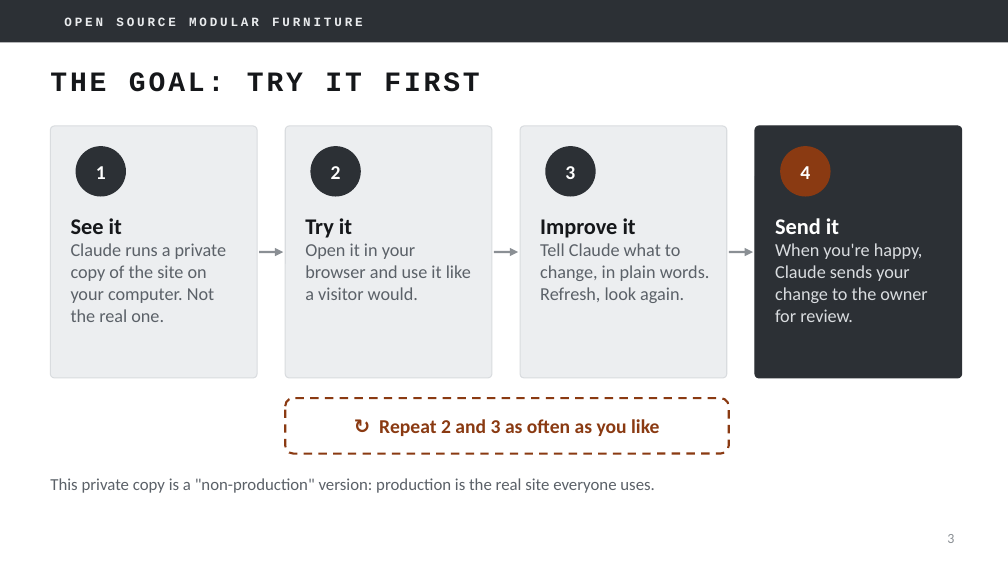
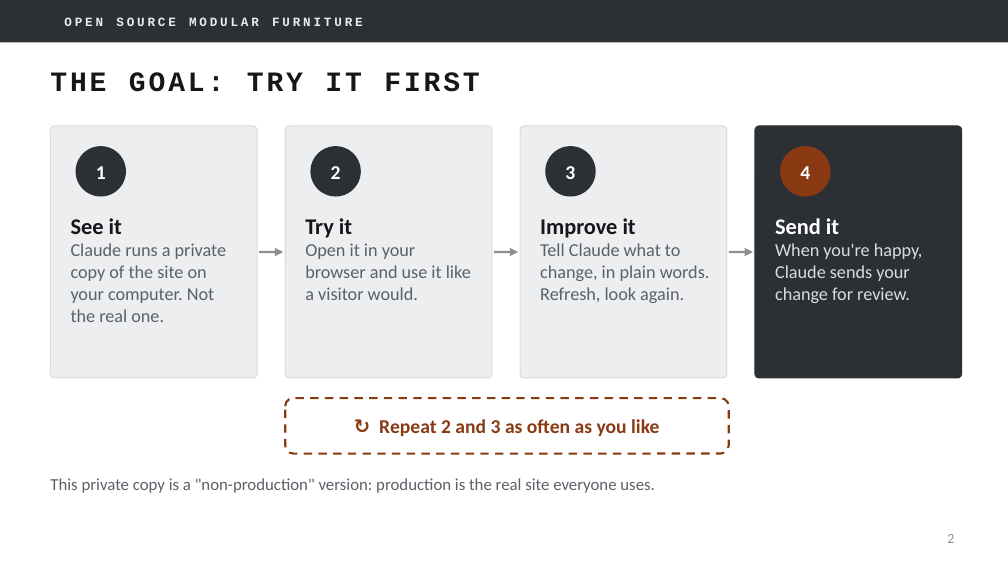
Before and after one commit to mfprado/acrylic-furniture, a slide deck: slide 2 of docs/contributing-guide.pptx (slide 3 before the commit). Drawn at 1008x567 pixels with LibreOffice and Linux fonts; fonts in the diff are those of the drawing; background and template pictures are left out. Boxes give left, top, right and bottom in pixels: in the first picture for what was removed or moved away, otherwise in the second. Text is boxed around its words. In the diff, an @@ line names an element or a change of style, - is before the commit and + after.

```diff
--- a/docs/contributing-guide.pptx
+++ b/docs/contributing-guide.pptx
@@ text at [775, 243, 923, 303]: text changed @@
-When you're happy, Claude sends your change to the owner for review.
+When you're happy, Claude sends your change for review.
```
Also in this commit, not shown: 6 other slides changed, 2 slides removed.
